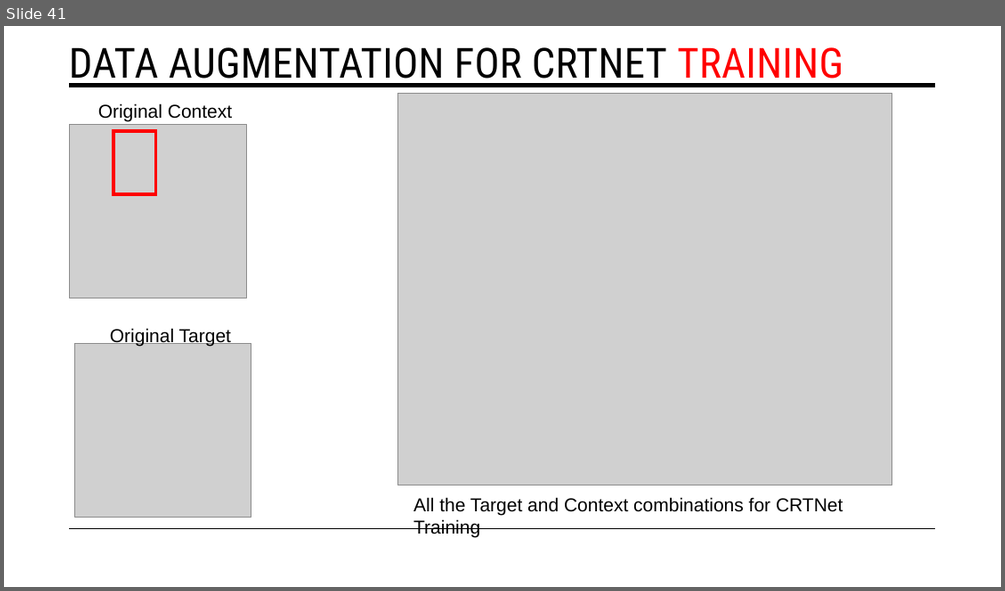
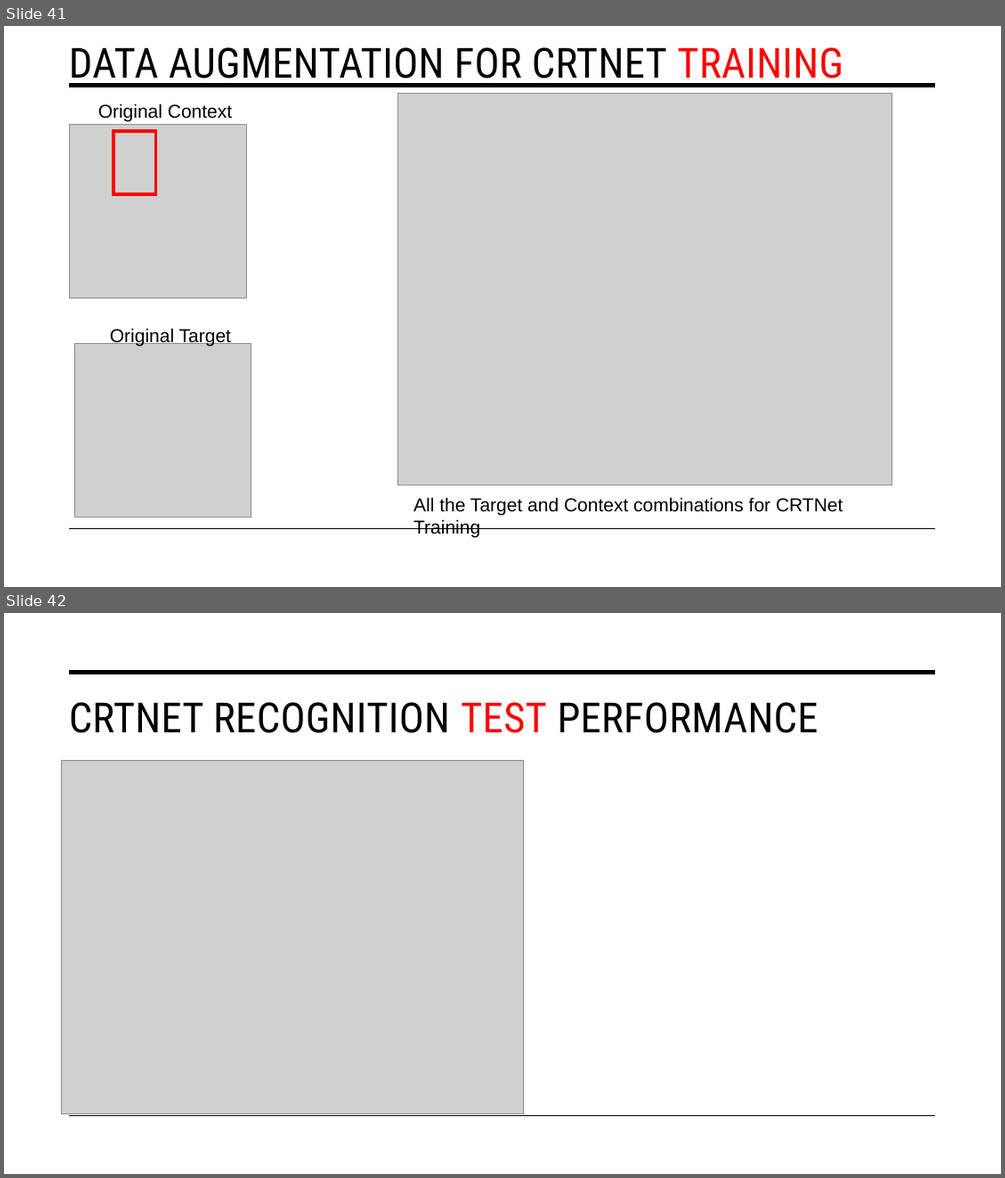
Before and after one commit to tuanisworkingonsomeprojects/TCT-visual-search, a slide deck: Presentation/FYP_NguyenTuan_Presentation.pptx. Shown one above the other, each under a label of ours: slide 41 before the commit, slides 41 and 42 after it. The pictures are 1005x591 and 1005x1178 pixels, drawn with LibreOffice and Linux fonts; fonts in the diff are those of the drawing; grey boxes stand for pictures. Boxes give left, top, right and bottom in pixels: in the first picture for what was removed or moved away, otherwise in the second. Text is boxed around its words. In the diff, an @@ line names an element or a change of style, - is before the commit and + after.

```diff
--- a/Presentation/FYP_NguyenTuan_Presentation.pptx
+++ b/Presentation/FYP_NguyenTuan_Presentation.pptx
@@ slide 42 added at [4,613,1001,1174], background #FFFFFF; not listed: 2 template elements that a slide beside it also shows @@
@@ title added at [69,702,818,733], 40 pt, text #000000 @@
+CRTNET RECOGNITION TEST PERFORMANCE
@@ picture added at [62,761,524,1114] @@
```
Also in this commit, not shown: 3 other files.
